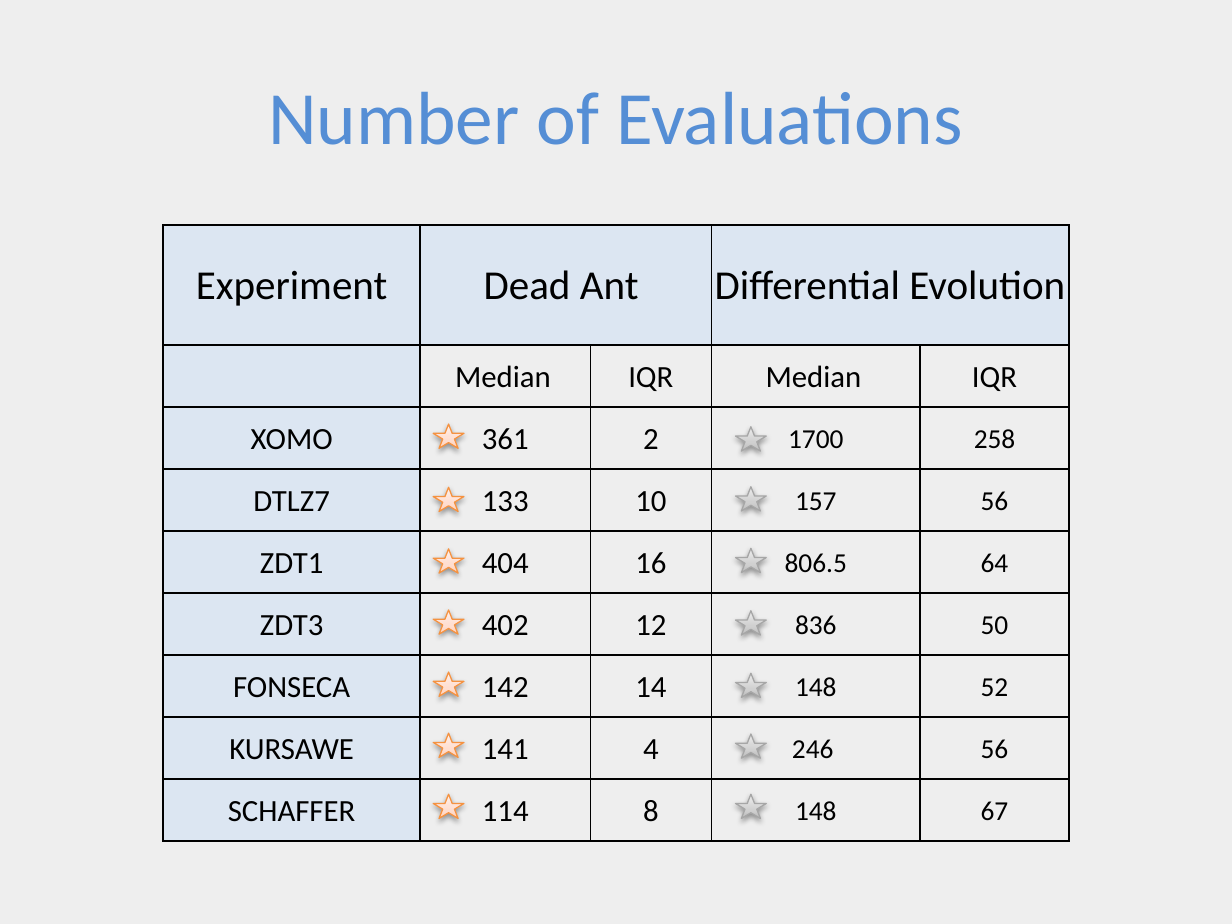
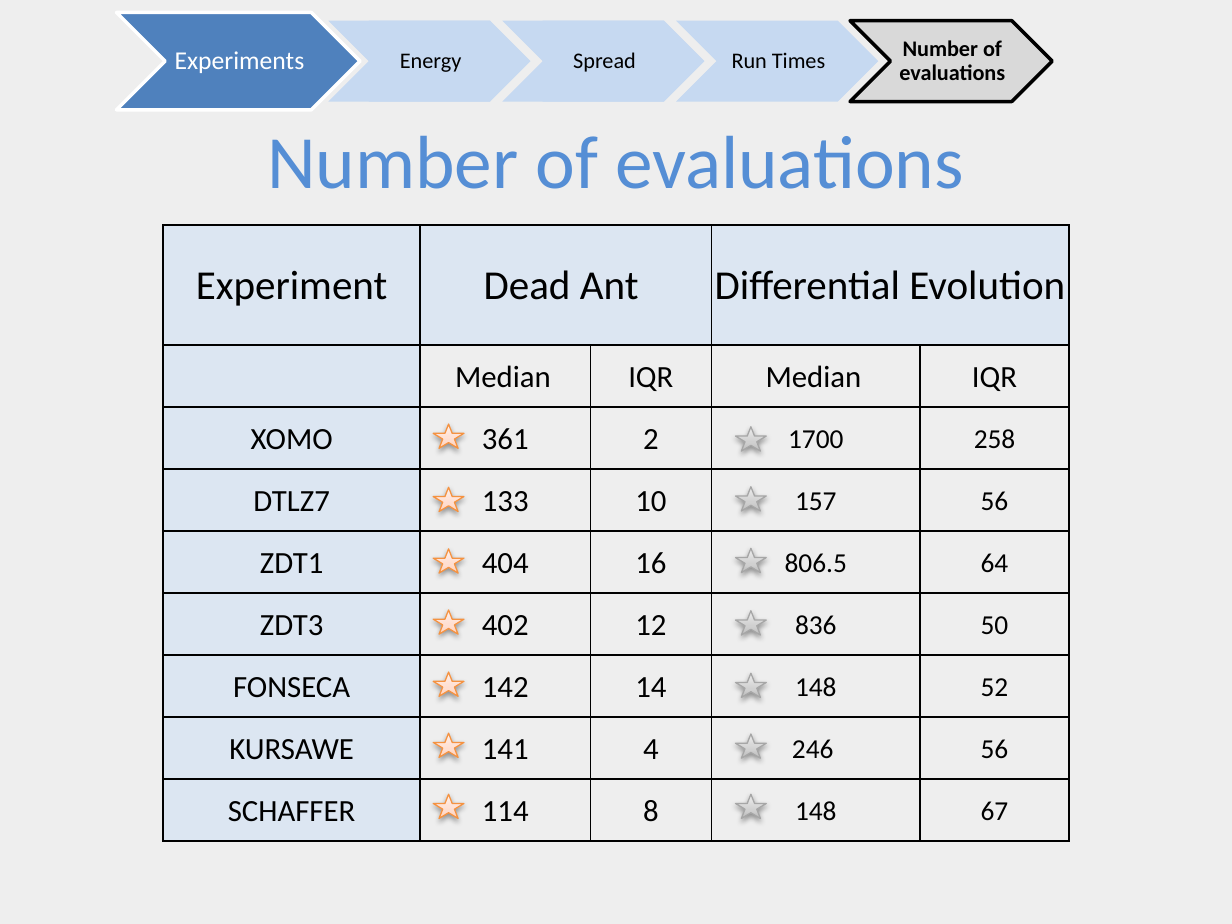
Before and after one commit to ai-se/Rahul, a slide deck: slide 13 of DEADANT/deadAnt.pptx. Drawn at 1232x924 pixels with LibreOffice and Linux fonts; fonts in the diff are those of the drawing. Boxes give left, top, right and bottom in pixels: in the first picture for what was removed or moved away, otherwise in the second. Text is boxed around its words. In the diff, an @@ line names an element or a change of style, - is before the commit and + after.

```diff
--- a/DEADANT/deadAnt.pptx
+++ b/DEADANT/deadAnt.pptx
@@ chevron added at box(116, 12, 360, 110), fill #4F81BD, outline #FFFFFF 2 pt @@
@@ chevron added at box(329, 21, 531, 102), fill #C6D9F1 @@
@@ rectangle added at box(368, 21, 489, 102), fill #C6D9F1, 13 pt, text #000000 @@
+Energy
@@ chevron added at box(503, 21, 705, 102), fill #C6D9F1 @@
@@ rectangle added at box(542, 21, 663, 102), fill #C6D9F1, 13 pt, text #000000 @@
+Spread
@@ chevron added at box(676, 21, 878, 102), fill #C6D9F1 @@
@@ chevron added at box(850, 21, 1052, 102), fill #D9D9D9, outline #000000 2 pt @@
@@ text added at box(175, 51, 305, 73), 15 pt, text #FFFFFF @@
+Experiments
@@ text added at box(732, 52, 825, 68), 13 pt, text #000000 @@
+Run Times
@@ text added at box(899, 40, 1005, 80), 13 pt, text #000000, bold @@
+Number of evaluations
@@ text at box(267, 135, 964, 189): text changed @@
-Number of Evaluations
+Number of evaluations
```
Also in this commit, not shown: 7 other slides changed, 1 slide added, 1 slide removed.
